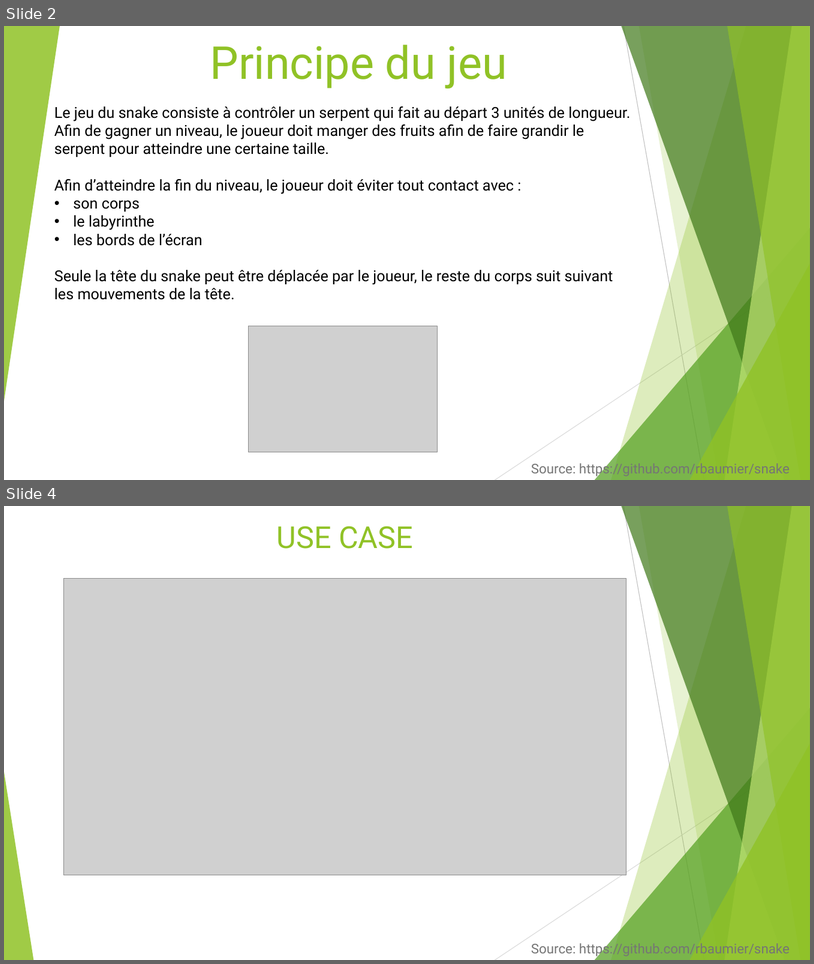
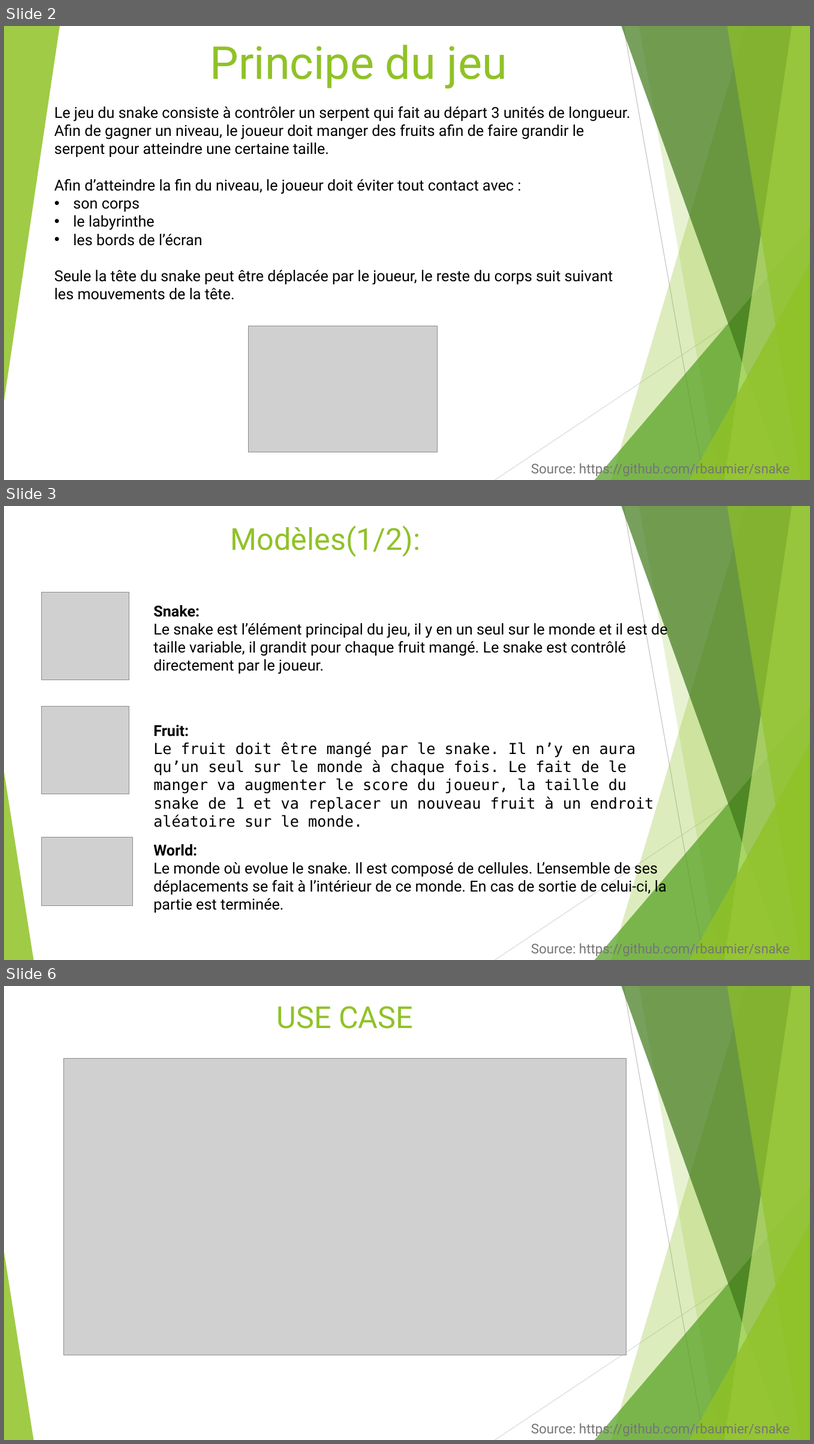
Before and after one commit to rbaumier/snake, a slide deck: docs/ProjetMention.pptx. Shown one above the other, each under a label of ours: slides 2 and 4 before the commit, slides 2, 3 and 6 after it; the slides between them are not shown. The pictures are 814x964 and 814x1444 pixels, drawn with LibreOffice and Linux fonts; fonts in the diff are those of the drawing; grey boxes stand for pictures. Boxes give left, top, right and bottom in pixels: in the first picture for what was removed or moved away, otherwise in the second. Text is boxed around its words. In the diff, an @@ line names an element or a change of style, - is before the commit and + after.

```diff
--- a/docs/ProjetMention.pptx
+++ b/docs/ProjetMention.pptx
@@ slide 3 added at (4,506,810,960), background #FFFFFF; not listed: 10 template elements that a slide beside it also shows @@
@@ title added at (230,526,420,556), 36 pt, text #90C226 @@
+Modèles(1/2):
@@ picture added at (42,592,129,679) @@
@@ text added at (153,605,668,674), 18 pt, text #000000 @@
+Snake:
+Le snake est l’élément principal du jeu, il y en un seul sur le monde et il est de taille variable, il grandit pour chaque fruit mangé. Le snake est contrôlé directement par le joueur.
@@ picture added at (42,706,129,794) @@
@@ text added at (153,724,654,812), 18 pt, text #000000 @@
+Fruit:
+Le fruit doit être mangé par le snake. Il n’y en aura qu’un seul sur le monde à chaque fois. Le fait de le manger va augmenter le score du joueur, la taille du snake de 1 et va replacer un nouveau fruit à un endroit aléatoire sur le monde.
@@ picture added at (42,838,133,906) @@
@@ text added at (153,844,667,912), 18 pt, text #000000 @@
+World:
+Le monde où evolue le snake. Il est composé de cellules. L’ensemble de ses déplacements se fait à l’intérieur de ce monde. En cas de sortie de celui-ci, la partie est terminée.
@@ text added at (531,941,790,957), 16 pt, text #767676 @@
+Source: https://github.com/rbaumier/snake
@@ what was slide 4 is now slide 6 @@
```
Also in this commit, not shown: 2 slides changed, 5 other slides added, 2 slides removed.
